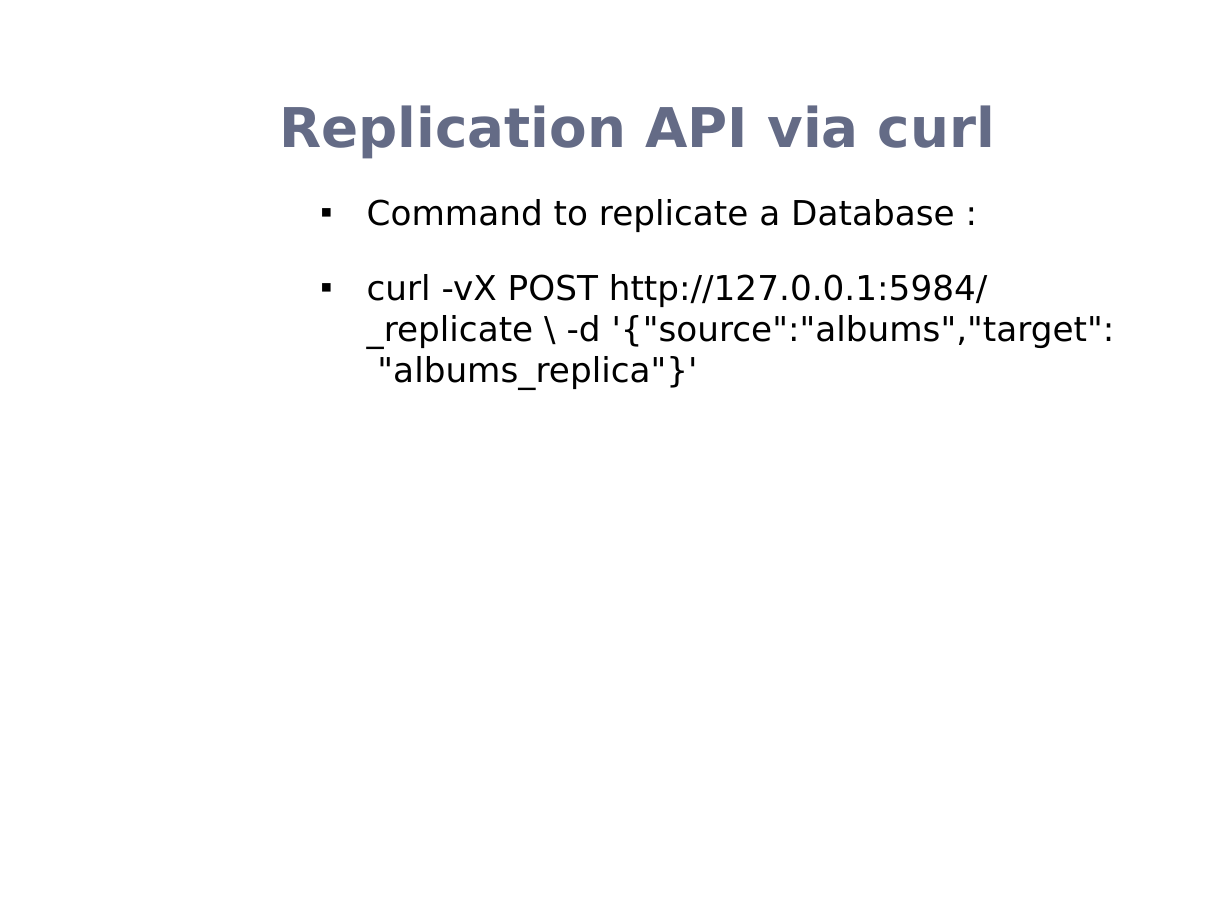
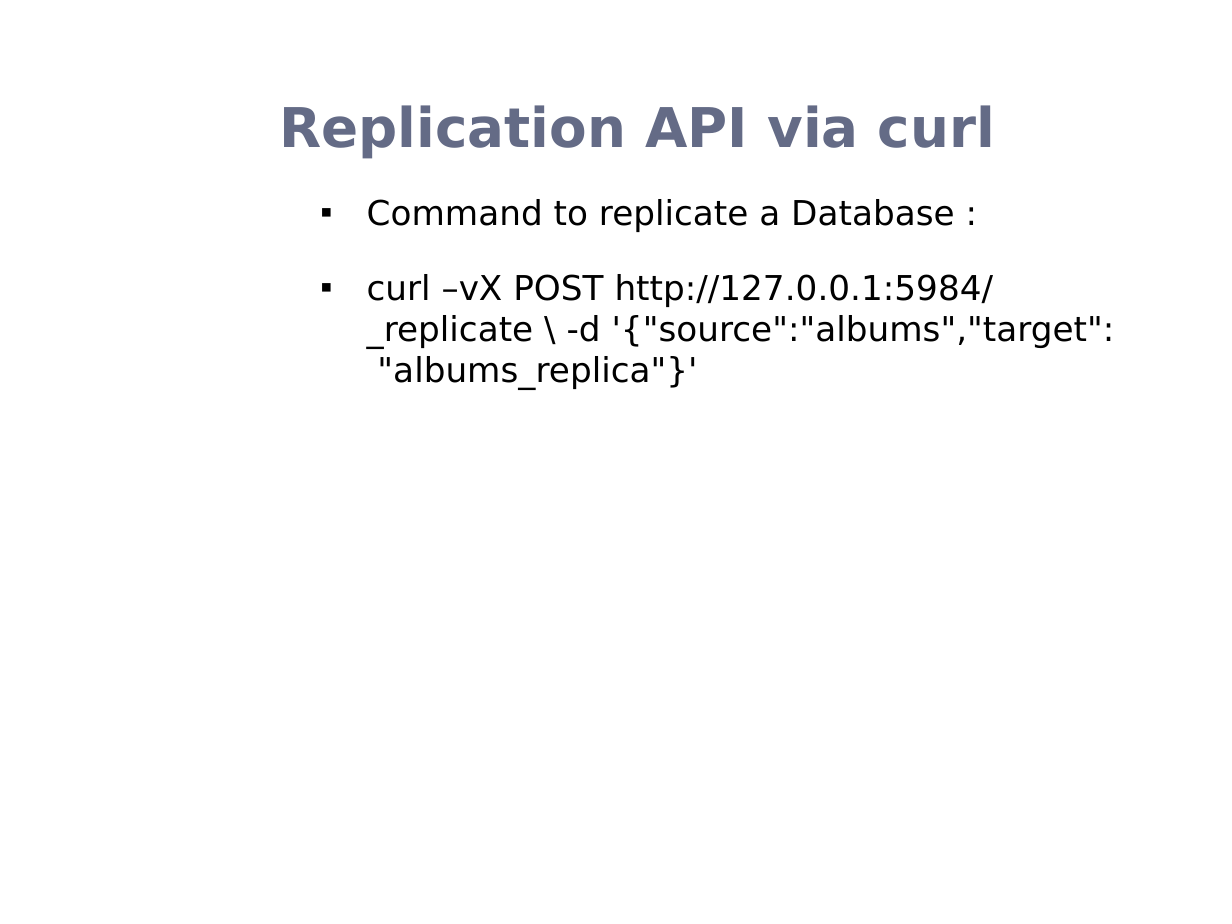
Before and after one commit to rohanz1993/Team_9_Heroku_Shopping_Cart_-_AWS_NoSQL_Service, a slide deck: slide 11 of Donita/CouchDB.pptx. Drawn at 1232x924 pixels with LibreOffice and Linux fonts; fonts in the diff are those of the drawing; background and template pictures are left out. Boxes give left, top, right and bottom in pixels: in the first picture for what was removed or moved away, otherwise in the second. Text is boxed around its words. In the diff, an @@ line names an element or a change of style, - is before the commit and + after.

```diff
--- a/Donita/CouchDB.pptx
+++ b/Donita/CouchDB.pptx
@@ text at box(367, 274, 1115, 390): text changed @@
-▪ curl -vX POST http://127.0.0.1:5984/ _replicate \ -d '{"source":"albums","target": "albums_replica"}'
+▪ curl –vX POST http://127.0.0.1:5984/ _replicate \ -d '{"source":"albums","target": "albums_replica"}'
```
Also in this commit, not shown: 2 other slides changed, 9 slides added.
